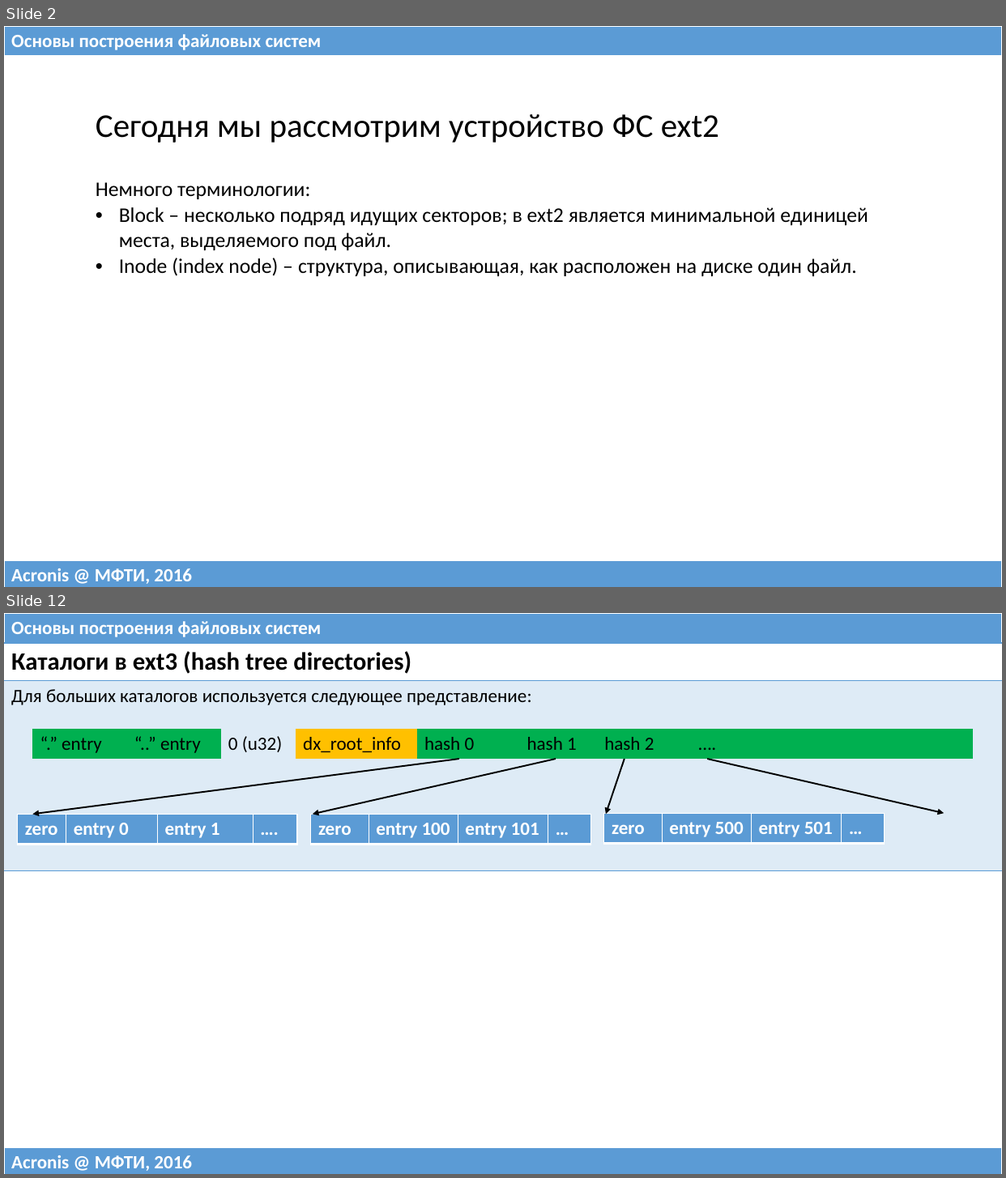
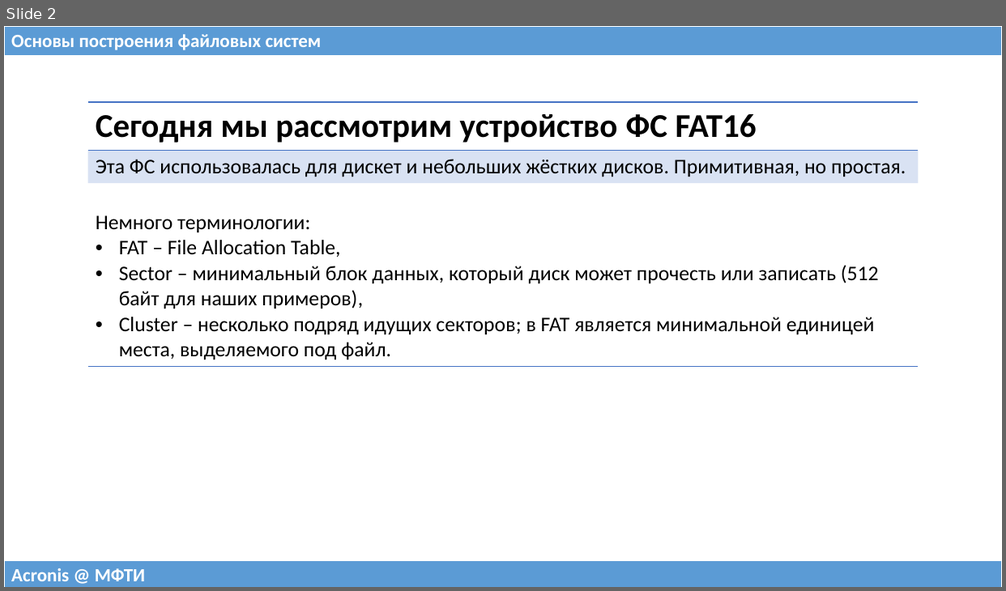
Before and after one commit to 75cc8545e7b021ed280ed0ef99fc7fc4/filesystems-101, a slide deck: talks/src/class03.pptx. Shown one above the other, each under a label of ours: slides 2 and 12 before the commit, slide 2 after it; the slides between them are not shown. The pictures are 1006x1178 and 1006x591 pixels, drawn with LibreOffice and Linux fonts; fonts in the diff are those of the drawing. Boxes give left, top, right and bottom in pixels: in the first picture for what was removed or moved away, otherwise in the second. Text is boxed around its words. In the diff, an @@ line names an element or a change of style, - is before the commit and + after.

```diff
--- a/talks/src/class03.pptx
+++ b/talks/src/class03.pptx
@@ slide 12 removed at <box>4,613,1002,1174</box>, background #FFFFFF @@
@@ table removed at <box>4,613,1002,643</box>, 1 rows, 1 columns @@
-Основы построения файловых систем
@@ table removed at <box>4,643,1002,867</box>, 2 rows, 1 columns @@
-Каталоги в ext3 (hash tree directories)
-Для больших каталогов используется следующее представление:
@@ table removed at <box>32,728,975,759</box>, 1 rows, 10 columns @@
-“.” entry | “..” entry | 0 (u32) | dx_root_info | hash 0 | hash 1 | hash 2 | …. |  | 
@@ arrow removed from (459, 759) to (32, 815) @@
@@ arrow removed from (556, 759) to (313, 815) @@
@@ arrow removed from (624, 759) to (606, 815) @@
@@ arrow removed from (708, 759) to (944, 814) @@
@@ table removed at <box>18,815,296,845</box>, 1 rows, 4 columns @@
-zero | entry 0 | entry 1 | ….
@@ table removed at <box>311,815,591,845</box>, 1 rows, 4 columns @@
-zero | entry 100 | entry 101 | …
@@ table removed at <box>604,814,884,845</box>, 1 rows, 4 columns @@
-zero | entry 500 | entry 501 | …
@@ table removed at <box>4,1148,1002,1174</box>, 1 rows, 1 columns @@
-Acronis @ МФТИ, 2016
@@ slide 2 changed as well @@
@@ table at <box>88,102,918,364</box> @@
-row 1: Сегодня мы рассмотрим устройство ФС ext2
-row 2: Немного терминологии: / Block – несколько подряд идущих секторов; в ext2 является минимальной единицей места, выделяемого под файл. / Inode (index node) – структура, описывающая, как расположен на диске один файл.
+row 1: Сегодня мы рассмотрим устройство ФС FAT16
+row 2: Эта ФС использовалась для дискет и небольших жёстких дисков. Примитивная, но простая.
+row 3: Немного терминологии: / FAT – File Allocation Table, / Sector – минимальный блок данных, который диск может прочесть или записать (512 байт для наших примеров), / Cluster – несколько подряд идущих секторов; в FAT является минимальной единицей места, выделяемого под файл.
@@ table at <box>4,561,1002,587</box> @@
-row 1, column 1: Acronis @ МФТИ, 2016
+row 1, column 1: Acronis @ МФТИ
```
Also in this commit, not shown: 3 other slides changed, 29 slides added, 23 other slides removed, 3 other files.
